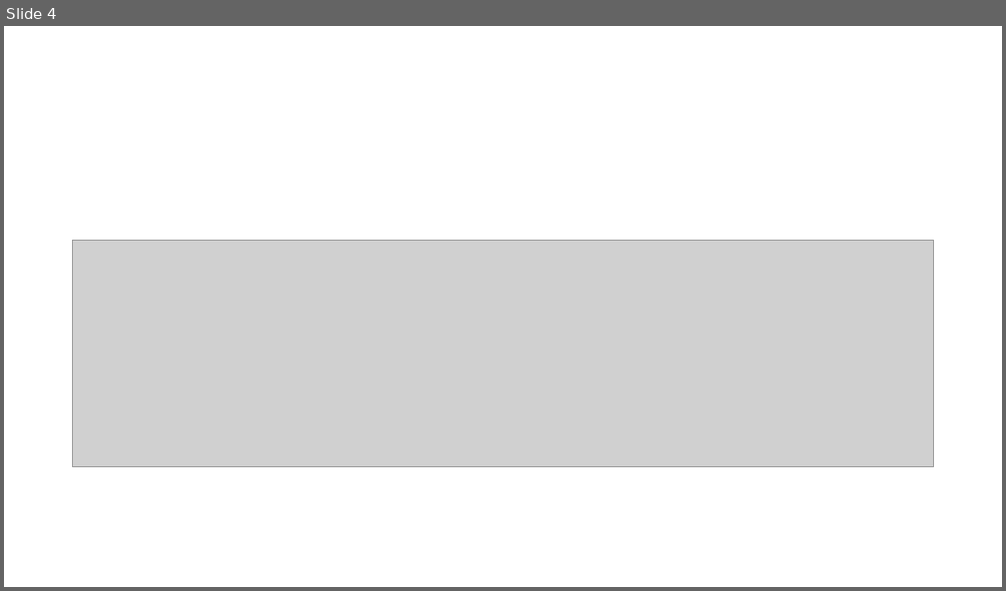
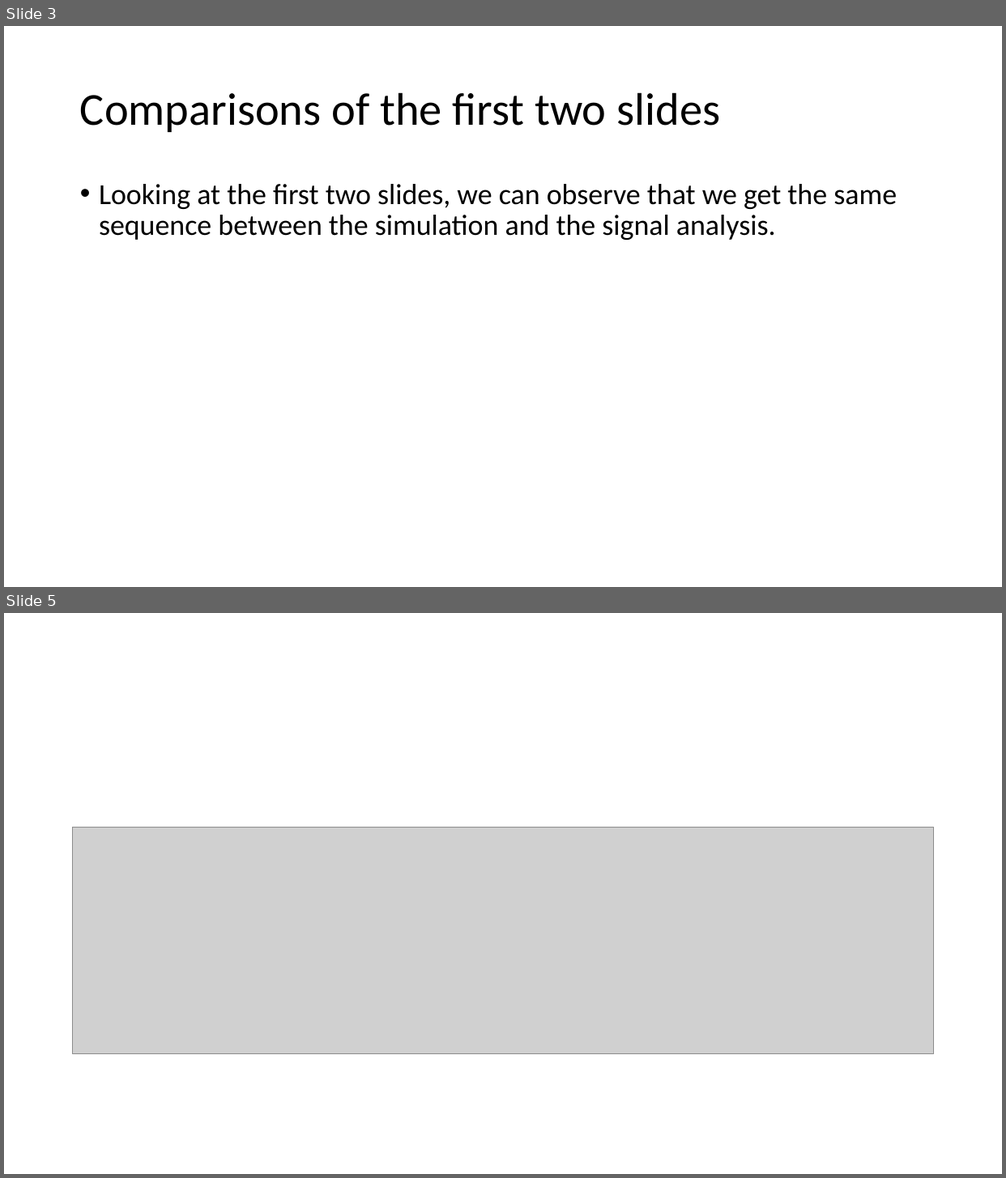
Before and after one commit to Titania7/Distance_sensor_I2C, a slide deck: Proof of concept.pptx. Shown one above the other, each under a label of ours: slide 4 before the commit, slides 3 and 5 after it; the slides between them are not shown. The pictures are 1006x591 and 1006x1178 pixels, drawn with LibreOffice and Linux fonts; fonts in the diff are those of the drawing; grey boxes stand for pictures. Boxes give left, top, right and bottom in pixels: in the first picture for what was removed or moved away, otherwise in the second. Text is boxed around its words. In the diff, an @@ line names an element or a change of style, - is before the commit and + after.

```diff
--- a/Proof of concept.pptx
+++ b/Proof of concept.pptx
@@ slide 3 added at (4,26,1002,587), background #FFFFFF @@
@@ title added at (80,92,720,132), 44 pt, text #000000 @@
+Comparisons of the first two slides
@@ text added at (99,184,897,240), 28 pt, text #000000 @@
+• Looking at the first two slides, we can observe that we get the same sequence between the simulation and the signal analysis.
@@ what was slide 4 is now slide 5 @@
```
Also in this commit, not shown: 1 other slide added.
